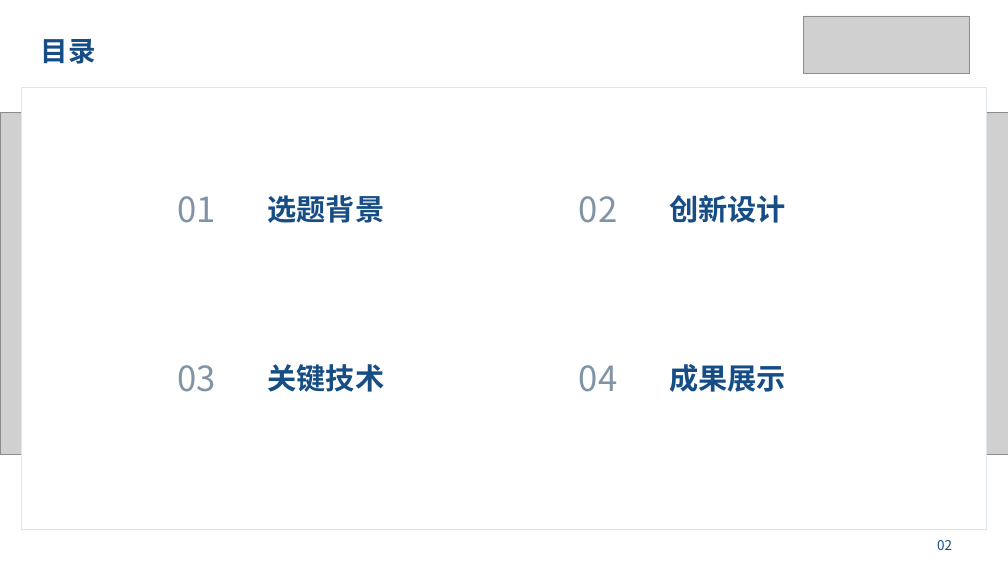
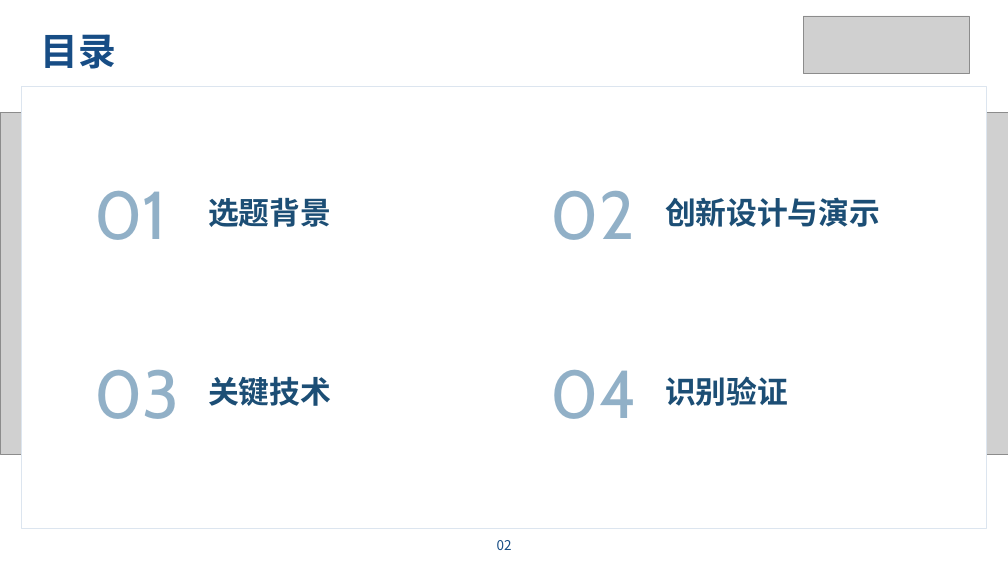
Before and after one commit to MIEMIE-mio-233/Photon-Material-Lab-FPGA-Based-Single-Photon-Material-Recognition, a slide deck: slide 2 of report/presentation.pptx. Drawn at 1008x567 pixels with LibreOffice and Linux fonts; fonts in the diff are those of the drawing; grey boxes stand for pictures. Boxes give left, top, right and bottom in pixels: in the first picture for what was removed or moved away, otherwise in the second. Text is boxed around its words. In the diff, an @@ line names an element or a change of style, - is before the commit and + after.

```diff
--- a/report/presentation.pptx
+++ b/report/presentation.pptx
@@ text "目录" at (41, 34, 117, 69): size 26.2 to 36 pt @@
@@ text "01": place and size @@
-text "01" at (177, 196, 215, 223)
+text "01" at (94, 191, 166, 240)
@@ text "02": place and size @@
-text "02" at (579, 196, 617, 223)
+text "02" at (551, 191, 635, 240)
@@ text "选题背景": place and size @@
-text "选题背景" at (268, 195, 385, 223)
+text "选题背景" at (208, 198, 331, 227)
@@ text "选题背景" at (208, 198, 331, 227): size 27.8 to 29.2 pt, font Noto Sans CJK SC to Cabin, text colour #174D85 to #1C4E75 @@
@@ text at (665, 197, 880, 227): text changed; size 27.8 to 29.2 pt; font Noto Sans CJK SC to Cabin; text colour #174D85 to #1C4E75 @@
-创新设计
+创新设计与演示
@@ size 33 to 64.5 pt, font Noto Sans CJK SC to Cabin, text colour #8194A6 to #91B0C7 in 4 elements at (551, 191, 635, 240), (551, 370, 637, 419), (94, 191, 166, 240), (94, 370, 179, 419) @@
@@ text "03": place and size @@
-text "03" at (177, 365, 215, 392)
+text "03" at (94, 370, 179, 419)
@@ text "04": place and size @@
-text "04" at (579, 365, 617, 392)
+text "04" at (551, 370, 637, 419)
@@ text "关键技术" at (208, 377, 331, 406): size 27.8 to 29.2 pt, font Noto Sans CJK SC to Cabin, text colour #174D85 to #1C4E75 @@
@@ text "关键技术": place and size @@
-text "关键技术" at (268, 364, 385, 392)
+text "关键技术" at (208, 377, 331, 406)
@@ text added at (665, 376, 788, 406), 29.2 pt, text #1C4E75, bold @@
+识别验证
@@ text removed at (669, 364, 786, 392) @@
-成果展示
@@ text "02": place and size @@
-text "02" at (937, 540, 952, 550)
+text "02" at (497, 540, 512, 550)
@@ text "02" at (497, 540, 512, 550): alignment left to centre @@
```
Also in this commit, not shown: 8 other slides changed, 4 slides added, 2 slides removed, 1 other file.
